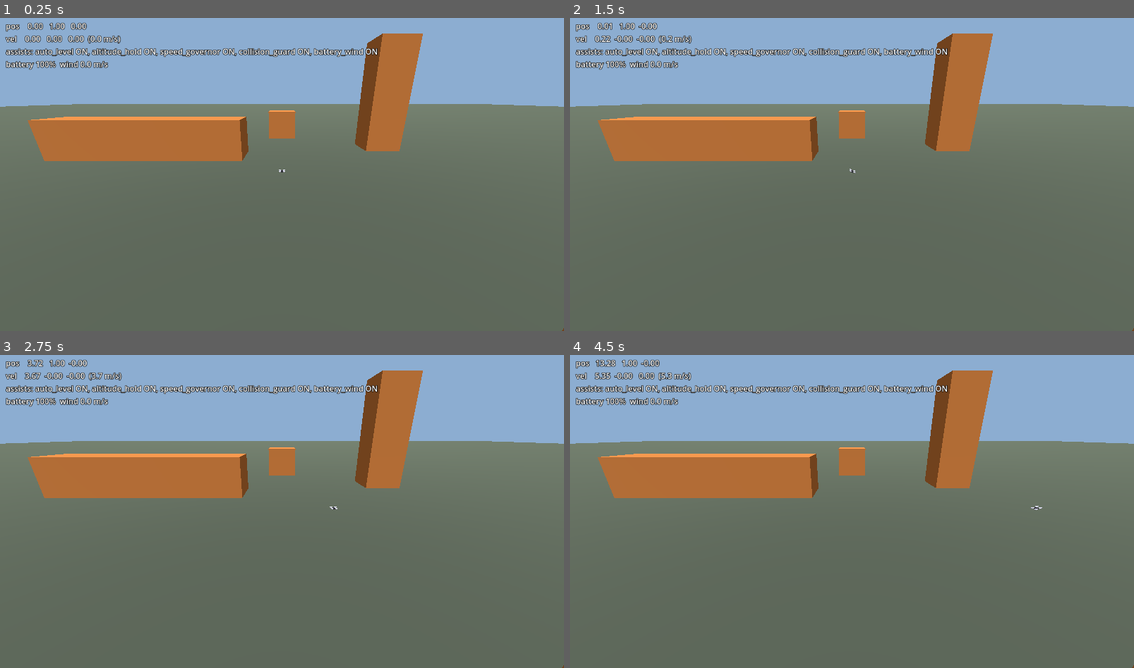
Above: before the commit, frames 1-4 (two rows, left to right).
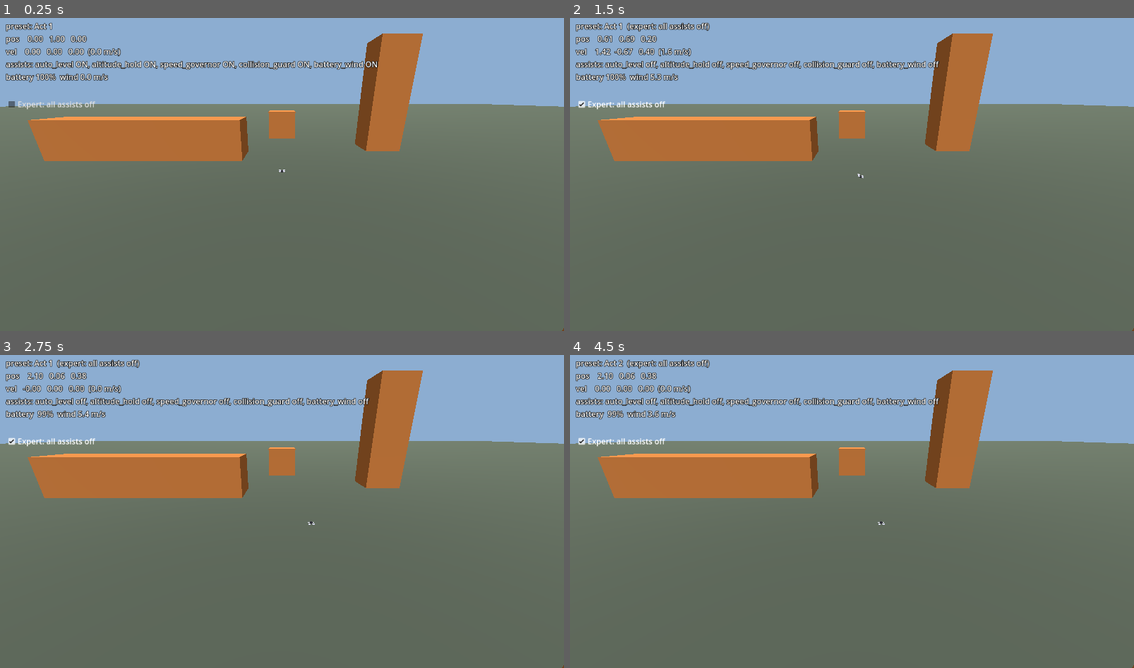
Above: after the commit, the same moments.

Repository: avdrav1/drone-sports
Game: Godot game, scene res://scenes/debug_flight.tscn
Same seed, same stepped clock (60 frames per second), same inputs: the game is played once before the commit and once after it.
Inputs (mouse positions are in pixels of both pictures, inside the frame that each line leads up to):
- Up to frame 1 (0.25 s): no input
- Up to frame 2 (1.5 s): click (648, 105) at 0.5 s, where only the run after the commit has a clickable "Expert: all assists off"; move the mouse to (976, 155) at 1.27 s; hold Right (roll_right) from 1.28 s (still down); click (976, 155) at 1.42 s
- Up to frame 3 (2.75 s): release Right (roll_right) at 2 s; drag from (169, 524) to (253, 574) at 2.02 s
- Up to frame 4 (4.5 s): tap Enter at 2.75 s; move the mouse to (908, 439) at 2.77 s; hold Right (roll_right) 2.78-3.5 s; drag from (823, 574) to (682, 461) at 3.52 s; tap F2 (cycle_preset) at 4.25 s; move the mouse to (1021, 558) at 4.27 s; hold Left (roll_left) from 4.28 s (still down)

The runs differ from the first frame. In frame 1, 3.3% of the frame differs, in the area x 0-67%, y 1-30%; in frame 2, 3.4%; in frame 3, 3.4%; in frame 4, 3.5%, in the area x 0-84%, y 1-55%.

Commit message:
Story 1.8: Assist presets by act
Co-Authored-By: Claude Opus 5.5 <noreply@anthropic.com>

Diff:
--- /dev/null
+++ b/data/assists/act1.tres
@@ -0,0 +1,13 @@
+[gd_resource type="Resource" script_class="AssistStack" load_steps=2 format=3]
+
+[ext_resource type="Script" path="res://scripts/drone/assist_stack.gd" id="1_stack"]
+
+[resource]
+script = ExtResource("1_stack")
+label = "Act 1"
+collision_guard = true
+altitude_hold = true
+auto_level = true
+speed_governor = true
+battery_wind = true
+single_drone_view = true
--- /dev/null
+++ b/data/assists/act2.tres
@@ -0,0 +1,13 @@
+[gd_resource type="Resource" script_class="AssistStack" load_steps=2 format=3]
+
+[ext_resource type="Script" path="res://scripts/drone/assist_stack.gd" id="1_stack"]
+
+[resource]
+script = ExtResource("1_stack")
+label = "Act 2"
+collision_guard = false
+altitude_hold = true
+auto_level = true
+speed_governor = true
+battery_wind = true
+single_drone_view = true
--- /dev/null
+++ b/data/assists/act3.tres
@@ -0,0 +1,13 @@
+[gd_resource type="Resource" script_class="AssistStack" load_steps=2 format=3]
+
+[ext_resource type="Script" path="res://scripts/drone/assist_stack.gd" id="1_stack"]
+
+[resource]
+script = ExtResource("1_stack")
+label = "Act 3"
+collision_guard = false
+altitude_hold = false
+auto_level = false
+speed_governor = true
+battery_wind = true
+single_drone_view = true
--- /dev/null
+++ b/data/assists/act4.tres
@@ -0,0 +1,13 @@
+[gd_resource type="Resource" script_class="AssistStack" load_steps=2 format=3]
+
+[ext_resource type="Script" path="res://scripts/drone/assist_stack.gd" id="1_stack"]
+
+[resource]
+script = ExtResource("1_stack")
+label = "Act 4"
+collision_guard = false
+altitude_hold = false
+auto_level = false
+speed_governor = false
+battery_wind = false
+single_drone_view = true
--- /dev/null
+++ b/data/assists/act5.tres
@@ -0,0 +1,13 @@
+[gd_resource type="Resource" script_class="AssistStack" load_steps=2 format=3]
+
+[ext_resource type="Script" path="res://scripts/drone/assist_stack.gd" id="1_stack"]
+
+[resource]
+script = ExtResource("1_stack")
+label = "Act 5"
+collision_guard = false
+altitude_hold = false
+auto_level = false
+speed_governor = false
+battery_wind = false
+single_drone_view = false
--- a/scenes/debug_flight.tscn
+++ b/scenes/debug_flight.tscn
@@ -6,6 +6,11 @@
 [ext_resource type="PackedScene" path="res://scenes/drone/drone.tscn" id="4_drone"]
 [ext_resource type="Script" path="res://scripts/drone/pilot_input.gd" id="5_input"]
 [ext_resource type="Resource" path="res://data/wind/debug_breeze.tres" id="6_wind"]
+[ext_resource type="Resource" path="res://data/assists/act1.tres" id="7_act1"]
+[ext_resource type="Resource" path="res://data/assists/act2.tres" id="8_act2"]
+[ext_resource type="Resource" path="res://data/assists/act3.tres" id="9_act3"]
+[ext_resource type="Resource" path="res://data/assists/act4.tres" id="10_act4"]
+[ext_resource type="Resource" path="res://data/assists/act5.tres" id="11_act5"]
 
 [sub_resource type="BoxShape3D" id="ground_shape"]
 size = Vector3(400, 1, 400)
@@ -35,6 +40,7 @@
 
 [node name="DebugFlight" type="Node3D"]
 script = ExtResource("1_root")
+presets = Array[Resource]([ExtResource("7_act1"), ExtResource("8_act2"), ExtResource("9_act3"), ExtResource("10_act4"), ExtResource("11_act5")])
 
 [node name="WorldEnvironment" type="WorldEnvironment" parent="."]
 environment = SubResource("env")
@@ -108,9 +114,17 @@
 offset_left = 12.0
 offset_top = 12.0
 offset_right = 520.0
-offset_bottom = 120.0
+offset_bottom = 160.0
 theme_override_colors/font_color = Color(1, 1, 1, 1)
 theme_override_colors/font_outline_color = Color(0, 0, 0, 1)
 theme_override_constants/outline_size = 4
 script = ExtResource("3_readout")
 subject = NodePath("../../Drone")
+
+[node name="Expert" type="CheckBox" parent="HUD"]
+offset_left = 12.0
+offset_top = 168.0
+offset_right = 320.0
+offset_bottom = 200.0
+focus_mode = 0
+text = "Expert: all assists off"
--- a/scripts/debug/readout.gd
+++ b/scripts/debug/readout.gd
@@ -2,6 +2,8 @@
 # Debug readout: position, velocity, and active assists of `subject`, refreshed every frame.
 
 @export var subject: Node3D
+## First line, set by whoever owns the readout (e.g. the active preset).
+var header := ""
 
 var frames_updated := 0
 var _last_position := Vector3.ZERO
@@ -14,7 +16,7 @@
 	var pos := subject.global_position
 	var vel: Vector3 = subject.linear_velocity if subject is RigidBody3D else (pos - _last_position) / maxf(delta, 0.0001)
 	_last_position = pos
-	text = "pos  %6.2f %6.2f %6.2f\nvel  %6.2f %6.2f %6.2f  (%.1f m/s)\nassists: %s" % [
+	text = (header + "\n" if header else "") + "pos  %6.2f %6.2f %6.2f\nvel  %6.2f %6.2f %6.2f  (%.1f m/s)\nassists: %s" % [
 		pos.x, pos.y, pos.z, vel.x, vel.y, vel.z, vel.length(), _assists()]
 	if subject is Drone:
 		text += "\nbattery %3d%%  wind %.1f m/s" % [roundi(subject.battery * 100.0), subject.wind_velocity().length()]
--- a/scripts/debug_flight.gd
+++ b/scripts/debug_flight.gd
@@ -1,8 +1,37 @@
 extends Node3D
 # Debug flight sandbox. Every story is played by hand here.
+# F1 toggles the readout, F2 cycles the act presets.
+
+@export var presets: Array[AssistStack] = []
+
+var preset_index := 0
 
 @onready var readout: Label = $HUD/Readout
+@onready var drone: Drone = $Drone
+@onready var expert_toggle: CheckBox = $HUD/Expert
+
+func _ready() -> void:
+	expert_toggle.button_pressed = GameSettings.expert_all_assists_off
+	expert_toggle.toggled.connect(_on_expert_toggled)
+	apply_preset()
 
 func _unhandled_input(event: InputEvent) -> void:
 	if event.is_action_pressed("toggle_readout"):
 		readout.visible = not readout.visible
+	elif event.is_action_pressed("cycle_preset"):
+		cycle_preset()
+
+func cycle_preset() -> void:
+	preset_index = (preset_index + 1) % presets.size()
+	apply_preset()
+
+func apply_preset() -> void:
+	if presets.is_empty():
+		return
+	var stack := presets[preset_index]
+	drone.assists.apply_stack(GameSettings.effective_stack(stack))
+	readout.header = "preset: %s%s" % [stack.label, "  (expert: all assists off)" if GameSettings.expert_all_assists_off else ""]
+
+func _on_expert_toggled(on: bool) -> void:
+	GameSettings.expert_all_assists_off = on
+	apply_preset()
--- a/scripts/drone/assist_stack.gd
+++ b/scripts/drone/assist_stack.gd
@@ -1,6 +1,9 @@
 class_name AssistStack
 extends Resource
 # Which assists are on. Property names are the assist ids.
+
+## Shown in readouts and HUDs, e.g. "Act 2".
+@export var label := ""
 
 @export var collision_guard := true
 @export var altitude_hold := true
@@ -14,3 +17,11 @@
 
 func is_on(id: StringName) -> bool:
 	return id in IDS and get(id)
+
+## All assists off, keeping the label.
+func all_off() -> AssistStack:
+	var s := AssistStack.new()
+	s.label = label
+	for id in IDS:
+		s.set(id, false)
+	return s
--- /dev/null
+++ b/scripts/game_settings.gd
@@ -0,0 +1,10 @@
+class_name GameSettings
+extends RefCounted
+# Player settings that outrank game data. Not saved yet.
+
+## "Expert: all assists off". Overrides whatever preset a job or act applies.
+static var expert_all_assists_off := false
+
+## The stack to actually apply once settings are taken into account.
+static func effective_stack(stack: AssistStack) -> AssistStack:
+	return stack.all_off() if expert_all_assists_off else stack
--- a/tests/sim.gd
+++ b/tests/sim.gd
@@ -35,10 +35,7 @@
 	return i
 
 static func all_off() -> AssistStack:
-	var s := AssistStack.new()
-	for id in AssistStack.IDS:
-		s.set(id, false)
-	return s
+	return AssistStack.new().all_off()
 
 ## Spawns a drone in the tree driven by a FixedSource. Every assist starts off
 ## unless a stack is given. Change the intent via drone.intent_source.value.
--- /dev/null
+++ b/tests/test_assist_presets.gd
@@ -0,0 +1,77 @@
+extends RefCounted
+# Story 1.8: assist presets by act.
+
+const Sim = preload("res://tests/sim.gd")
+
+# The CLAUDE.md table: assist -> first act where it is off.
+const OFF_FROM := {
+	&"collision_guard": 2, &"altitude_hold": 3, &"auto_level": 3,
+	&"speed_governor": 4, &"battery_wind": 4, &"single_drone_view": 5,
+}
+
+func test_five_presets_match_table() -> bool:
+	for act in range(1, 6):
+		var stack: AssistStack = load("res://data/assists/act%d.tres" % act)
+		if stack == null or stack.label != "Act %d" % act:
+			return false
+		for id in OFF_FROM:
+			if stack.is_on(id) != (act < OFF_FROM[id]):
+				print("        act %d: %s wrong" % [act, id])
+				return false
+	return true
+
+func test_expert_overrides_preset() -> bool:
+	var act1: AssistStack = load("res://data/assists/act1.tres")
+	GameSettings.expert_all_assists_off = true
+	var eff := GameSettings.effective_stack(act1)
+	GameSettings.expert_all_assists_off = false
+	for id in AssistStack.IDS:
+		if eff.is_on(id):
+			return false
+	return act1.collision_guard and GameSettings.effective_stack(act1) == act1
+
+func _press(scene: Node, key: Key) -> void:
+	var ev := InputEventKey.new()
+	ev.keycode = key
+	ev.pressed = true
+	scene.get_viewport().push_input(ev)
+	var up := ev.duplicate()
+	up.pressed = false
+	scene.get_viewport().push_input(up)
+
+func _on(scene: Node, node: String) -> bool:
+	return scene.get_node("Drone/Assists/" + node).enabled
+
+func test_f2_cycles_presets_in_debug_scene() -> bool:
+	var scene: Node = Sim.add(load("res://scenes/debug_flight.tscn").instantiate())
+	await Sim.process_frames(2)
+	var readout: Label = scene.get_node("HUD/Readout")
+	var ok: bool = readout.text.contains("Act 1") and _on(scene, "CollisionGuard")
+	_press(scene, KEY_F2)
+	await Sim.process_frames(2)
+	ok = ok and readout.text.contains("Act 2") and not _on(scene, "CollisionGuard") and _on(scene, "AltitudeHold")
+	_press(scene, KEY_F2)
+	_press(scene, KEY_F2)
+	_press(scene, KEY_F2)
+	await Sim.process_frames(2)
+	ok = ok and readout.text.contains("Act 5") and not _on(scene, "BatteryWind")
+	_press(scene, KEY_F2)
+	await Sim.process_frames(2)
+	ok = ok and readout.text.contains("Act 1") and _on(scene, "CollisionGuard")
+	scene.free()
+	return ok
+
+func test_expert_toggle_in_debug_scene() -> bool:
+	var scene: Node = Sim.add(load("res://scenes/debug_flight.tscn").instantiate())
+	await Sim.process_frames(2)
+	scene.get_node("HUD/Expert").button_pressed = true
+	await Sim.process_frames(2)
+	var all_off := true
+	for a in scene.get_node("Drone/Assists").get_children():
+		all_off = all_off and not a.enabled
+	var shown: bool = scene.get_node("HUD/Readout").text.contains("expert")
+	scene.get_node("HUD/Expert").button_pressed = false
+	var restored := _on(scene, "CollisionGuard")
+	scene.free()
+	GameSettings.expert_all_assists_off = false
+	return all_off and shown and restored
Not shown: 1 places in scenes/debug_flight.tscn that only renumber resources
Not shown, added: scripts/game_settings.gd.uid
Not shown, added: tests/test_assist_presets.gd.uid
Not shown, changed: docs/BACKLOG.md
